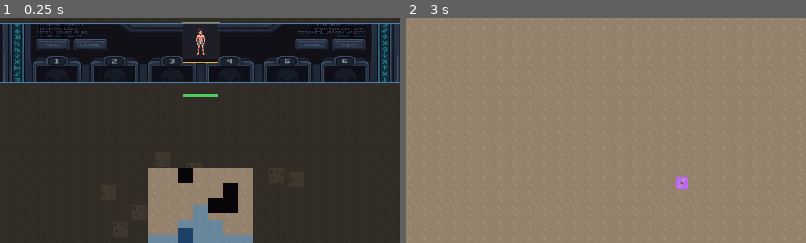
Above: before the commit, frames 1-2 (left to right).
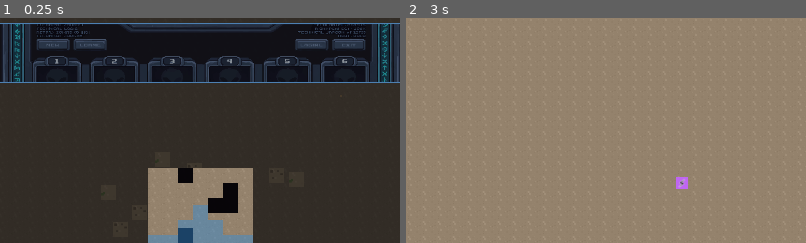
Above: after the commit, the same moments.

Repository: AhmiDarrow/FallenEarth
Game: Godot game, scene res://scenes/TacticalCombat.tscn
Same seed, same stepped clock (60 frames per second), same inputs: the game is played once before the commit and once after it. This scene is started directly instead of the project's main scene.
Inputs:
- Up to frame 1 (0.25 s): no input
- Up to frame 2 (3 s): click "Attack" at 0.5 s; click "Wait" at 1.25 s; click "Finish Turn" at 2 s; click "Retreat" at 2.75 s
The pictures show only the part of the screen within x 25-75%, y 0-50%; the shares and areas given below are measured in that part.

The runs differ from the first frame. In frame 1, 0.5% of the frame differs, in the area x 45-55%, y 1-36%; in frame 2, nothing differs.
Error after the commit: Invalid assignment of property or key 'size' with value of type 'Vector2' on a base object of type 'null instance'. (res://scripts/combat/TurnOrderBar.gd:140)

Commit message:
fix(battle): SkillBar uses gui_input; TurnOrderBar drops inline HP/CT
SkillBar: removed the Button child entirely. Click handling now
goes through the slot Control's gui_input signal, so there's no
chance of a Button occluding the icon/hotkey/name/MP labels. The
previous transparent-Button workaround didn't work because the
Button was still receiving paint events.

TurnOrderBar: removed the inline HP and CT mini-bars from each
slot. CombatFeedback already draws X/X HP bars above every unit
on the grid, and trying to pack another HP+CT bar into the
56x72 slot was making the slots overflow the bar's layout and
fight the generated bar backdrop. Slots are now 56x56 (just the
portrait + active highlight).

Diff:
--- a/scripts/combat/SkillBar.gd
+++ b/scripts/combat/SkillBar.gd
@@ -27,11 +27,13 @@
 
 var _combat: Node = null
 var _slots: Array[Control] = []
-var _slot_buttons: Array[Button] = []
 var _slot_icons: Array[TextureRect] = []
 var _slot_names: Array[Label] = []
 var _slot_mp_labels: Array[Label] = []
 var _slot_hotkey_labels: Array[Label] = []
+# index -> enabled state at the time the slot was clicked. Used by
+# _on_slot_pressed so we don't try to cast a disabled skill.
+var _slot_enabled: Array[bool] = []
 
 
 func _ready() -> void:
@@ -101,25 +103,14 @@
 
 
 func _make_slot(hotkey: int) -> Control:
-	# Slot is a Control that holds all visual children. A transparent
-	# Button fills the slot for hit-testing + keyboard focus; the
-	# visual children render on top of it because they're added
-	# after the Button.
+	# Slot is a plain Control. The visual children (icon, hotkey,
+	# name, MP) are added directly. Click handling goes through
+	# the slot's gui_input signal — no Button child, so nothing
+	# can occlude the visuals.
 	var slot := Control.new()
 	slot.name = "Slot_%d" % hotkey
 	slot.custom_minimum_size = Vector2(160, 80)
-	slot.mouse_filter = Control.MOUSE_FILTER_PASS
-	# Transparent click overlay so the whole 160x80 area is hit-testable
-	var btn := Button.new()
-	btn.name = "Click"
-	btn.anchor_right = 1.0
-	btn.anchor_bottom = 1.0
-	btn.flat = true
-	btn.focus_mode = Control.FOCUS_NONE
-	btn.mouse_filter = Control.MOUSE_FILTER_STOP
-	btn.modulate = Color(1, 1, 1, 0)  # fully transparent
-	slot.add_child(btn)
-	_slot_buttons.append(btn)
+	slot.mouse_filter = Control.MOUSE_FILTER_STOP
 	# Icon (top-center)
 	var icon := TextureRect.new()
 	icon.name = "Icon"
@@ -172,6 +163,9 @@
 	mp_lbl.mouse_filter = Control.MOUSE_FILTER_IGNORE
 	slot.add_child(mp_lbl)
 	_slot_mp_labels.append(mp_lbl)
+	# Click handling — no Button child needed.
+	slot.gui_input.connect(_on_slot_gui_input.bind(_slots.size()))
+	_slot_enabled.append(true)
 	return slot
 
 
@@ -179,9 +173,6 @@
 	_combat = combat
 	if _combat == null:
 		return
-	# Wire up the click handlers (one per slot)
-	for i in range(_slot_buttons.size()):
-		_slot_buttons[i].pressed.connect(_on_slot_pressed.bind(i))
 	if _combat.has_signal("active_unit_changed"):
 		_combat.active_unit_changed.connect(refresh)
 	if _combat.has_signal("unit_updated"):
@@ -191,14 +182,18 @@
 	refresh()
 
 
-func _on_slot_pressed(idx: int) -> void:
-	if _combat == null:
+func _on_slot_gui_input(event: InputEvent, idx: int) -> void:
+	if not (event is InputEventMouseButton):
 		return
-	var abilities: Array[Dictionary] = _combat.get_player_abilities()
-	if idx >= abilities.size():
-		return
-	var ab: Dictionary = abilities[idx]
-	_combat.begin_skill_action(str(ab.get("id", "")))
+	var mb: InputEventMouseButton = event
+	if mb.pressed and mb.button_index == MOUSE_BUTTON_LEFT and _slot_enabled[idx]:
+		if _combat == null:
+			return
+		var abilities: Array[Dictionary] = _combat.get_player_abilities()
+		if idx >= abilities.size():
+			return
+		var ab: Dictionary = abilities[idx]
+		_combat.begin_skill_action(str(ab.get("id", "")))
 
 
 func refresh(_arg: Variant = null) -> void:
@@ -213,13 +208,14 @@
 	for i in range(SLOT_COUNT):
 		var empty: bool = i >= abilities.size()
 		_slots[i].visible = not empty
+		_slot_enabled[i] = false
 		if empty:
 			continue
 		var ab: Dictionary = abilities[i]
 		var mp_cost: int = int(ab.get("mp_cost", 0))
 		var can_afford: bool = current_mp >= mp_cost
 		var enabled: bool = player_turn and can_afford and not targeting
-		_slot_buttons[i].disabled = not enabled
+		_slot_enabled[i] = enabled
 		_slot_icons[i].texture = _load_icon(str(ab.get("type", "physical")))
 		_slot_names[i].text = str(ab.get("name", "?"))
 		_slot_names[i].modulate = COLOR_TEXT if enabled else COLOR_DISABLED
--- a/scripts/combat/TurnOrderBar.gd
+++ b/scripts/combat/TurnOrderBar.gd
@@ -86,18 +86,15 @@
 
 
 func _make_slot() -> Control:
+	# Slot is just a Control with a Portrait + ActiveGlow. HP and
+	# CT bars are intentionally omitted here — CombatFeedback already
+	# draws them above the units on the grid, and trying to pack
+	# another HP+CT bar into the 56x72 slot was making the layout
+	# fight the generated bar backdrop.
 	var slot := Control.new()
-	slot.custom_minimum_size = Vector2(SLOT_SIZE, SLOT_SIZE + 16)
-	slot.size = Vector2(SLOT_SIZE, SLOT_SIZE + 16)
+	slot.custom_minimum_size = Vector2(SLOT_SIZE, SLOT_SIZE)
+	slot.size = Vector2(SLOT_SIZE, SLOT_SIZE)
 	slot.mouse_filter = Control.MOUSE_FILTER_IGNORE
-	# Portrait frame
-	var frame := ColorRect.new()
-	frame.name = "Frame"
-	frame.color = Color(0.12, 0.12, 0.16, 1.0)
-	frame.size = Vector2(SLOT_SIZE, SLOT_SIZE)
-	frame.position = Vector2(0, 0)
-	frame.mouse_filter = Control.MOUSE_FILTER_IGNORE
-	slot.add_child(frame)
 	# Active highlight (hidden by default)
 	var active_glow := ColorRect.new()
 	active_glow.name = "ActiveGlow"
@@ -107,7 +104,7 @@
 	active_glow.mouse_filter = Control.MOUSE_FILTER_IGNORE
 	active_glow.z_index = -1
 	slot.add_child(active_glow)
-	# Portrait texture rect
+	# Portrait texture rect (fills the slot)
 	var portrait := TextureRect.new()
 	portrait.name = "Portrait"
 	portrait.custom_minimum_size = Vector2(SLOT_SIZE - 4, SLOT_SIZE - 4)
@@ -117,30 +114,6 @@
 	portrait.stretch_mode = TextureRect.STRETCH_KEEP_ASPECT_CENTERED
 	portrait.mouse_filter = Control.MOUSE_FILTER_IGNORE
 	slot.add_child(portrait)
-	# HP background
-	var hp_bg := ColorRect.new()
-	hp_bg.name = "HPBg"
-	hp_bg.color = Color(0.10, 0.05, 0.05, 0.95)
-	hp_bg.size = Vector2(SLOT_SIZE, 4)
-	hp_bg.position = Vector2(0, SLOT_SIZE)
-	hp_bg.mouse_filter = Control.MOUSE_FILTER_IGNORE
-	slot.add_child(hp_bg)
-	# HP fill (created at 0 width; refresh() updates)
-	var hp_fill := ColorRect.new()
-	hp_fill.name = "HPFill"
-	hp_fill.color = COLOR_PLAYER
-	hp_fill.size = Vector2(0, 4)
-	hp_fill.position = Vector2(0, SLOT_SIZE)
-	hp_fill.mouse_filter = Control.MOUSE_FILTER_IGNORE
-	hp_bg.add_child(hp_fill)
-	# CT tiny fill above HP bar
-	var ct_bar := ColorRect.new()
-	ct_bar.name = "CTBar"
-	ct_bar.color = Color(0.95, 0.80, 0.30, 0.85)
-	ct_bar.size = Vector2(0, 2)
-	ct_bar.position = Vector2(0, SLOT_SIZE + 4)
-	ct_bar.mouse_filter = Control.MOUSE_FILTER_IGNORE
-	slot.add_child(ct_bar)
 	return slot
 
 
@@ -189,18 +162,6 @@
 	slot.visible = true
 	var portrait: TextureRect = slot.get_node("Portrait")
 	_set_portrait(portrait, unit)
-	# HP bar
-	var hp: int = int(unit.get("hp", 0))
-	var max_hp: int = int(unit.get("max_hp", hp))
-	var hp_ratio: float = float(hp) / float(maxi(1, max_hp))
-	var hp_fill: ColorRect = slot.get_node("HPBg/HPFill")
-	hp_fill.size = Vector2(SLOT_SIZE * hp_ratio, 4)
-	hp_fill.color = _team_color(unit)
-	# CT bar
-	var ct: int = int(unit.get("ct", 0))
-	var ct_ratio: float = clampf(float(ct) / 100.0, 0.0, 1.0)
-	var ct_bar: ColorRect = slot.get_node("CTBar")
-	ct_bar.size = Vector2(SLOT_SIZE * ct_ratio, 2)
 	# Active highlight
 	var active_glow: ColorRect = slot.get_node("ActiveGlow")
 	var is_active: bool = str(unit.get("id", "")) == str(_combat.active_unit_id)
